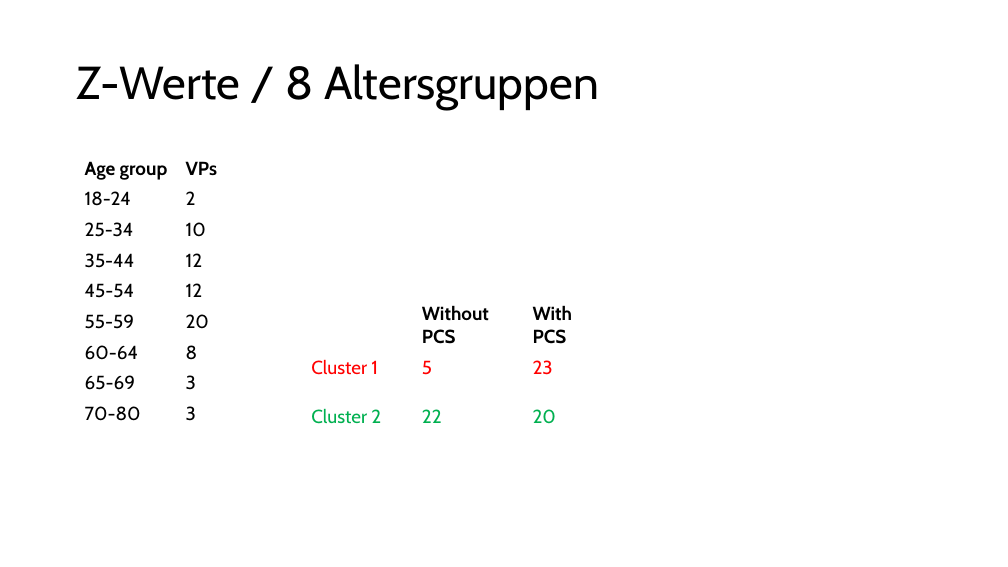
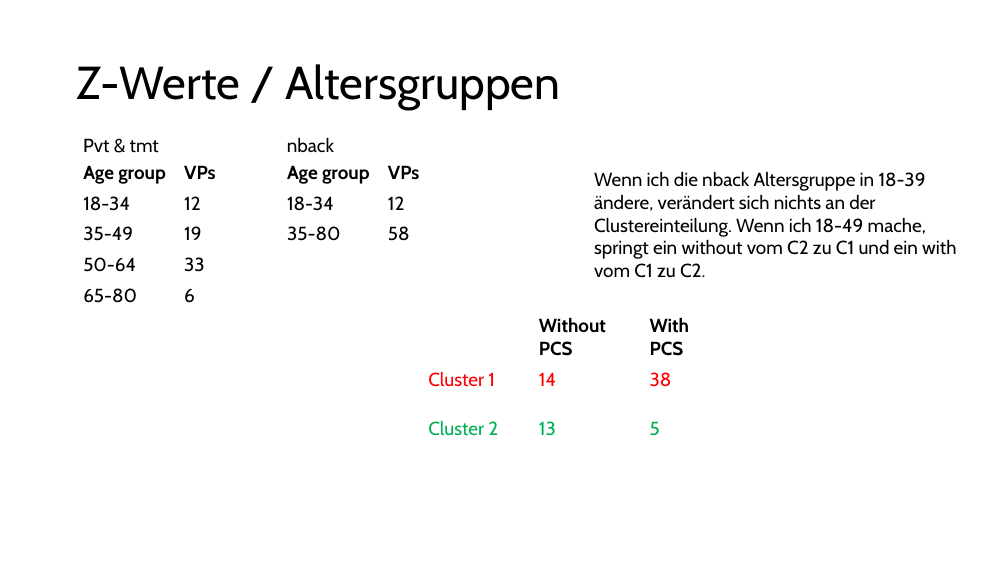
Before and after one commit to JankaMarlene/masters_thesis, a slide deck: slide 7 of presentations/Clustering.pptx. Drawn at 1008x567 pixels with LibreOffice and Linux fonts; fonts in the diff are those of the drawing. Boxes give left, top, right and bottom in pixels: in the first picture for what was removed or moved away, otherwise in the second. Text is boxed around its words. In the diff, an @@ line names an element or a change of style, - is before the commit and + after.

```diff
--- a/presentations/Clustering.pptx
+++ b/presentations/Clustering.pptx
@@ title at (77, 64, 561, 110): text changed @@
-Z-Werte / 8 Altersgruppen
+Z-Werte / Altersgruppen
@@ text added at (83, 138, 159, 153), 18 pt, text #000000 @@
+Pvt & tmt
@@ text added at (287, 137, 334, 152), 18 pt, text #000000 @@
+nback
@@ table at (76, 157, 225, 311) @@
-row 2: 18-24 | 2
-row 3: 25-34 | 10
-row 4: 35-44 | 12
-row 5: 45-54 | 12
-row 6: 55-59 | 20
-row 7: 60-64 | 8
-row 8: 65-69 | 3
-row 9: 70-80 | 3
+row 2: 18-34 | 12
+row 3: 35-49 | 19
+row 4: 50-64 | 33
+row 5: 65-80 | 6
@@ table added at (280, 157, 430, 250), 3 rows, 2 columns @@
+Age group | VPs
+18-34 | 12
+35-80 | 58
@@ text added at (594, 171, 956, 278), 18 pt, text #000000 @@
+Wenn ich die nback Altersgruppe in 18-39 ändere, verändert sich nichts an der Clustereinteilung. Wenn ich 18-49 mache, springt ein without vom C2 zu C1 und ein with vom C1 zu C2.
@@ table at (420, 311, 752, 462) @@
-row 2, column 2: 5
+row 2, column 2: 14
-row 2, column 3: 23
+row 2, column 3: 38
-row 3, column 2: 22
+row 3, column 2: 13
-row 3, column 3: 20
+row 3, column 3: 5
@@ table: place and size @@
-table at (304, 298, 635, 449)
+table at (420, 311, 752, 462)
```
Also in this commit, not shown: 6 other slides changed, 9 slides removed.
